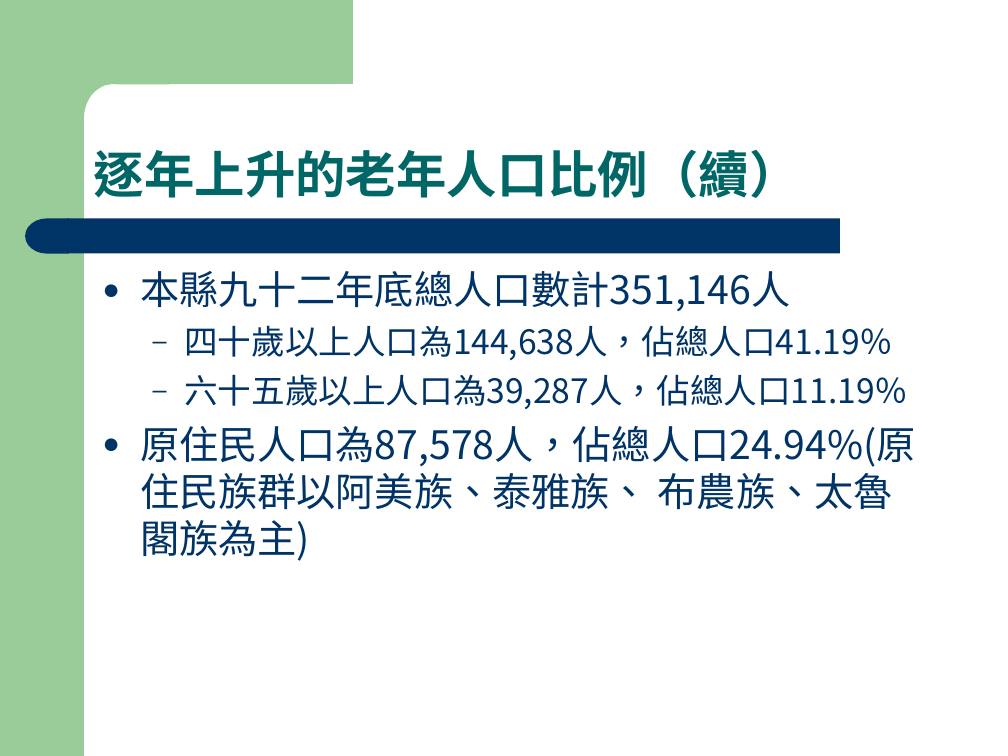
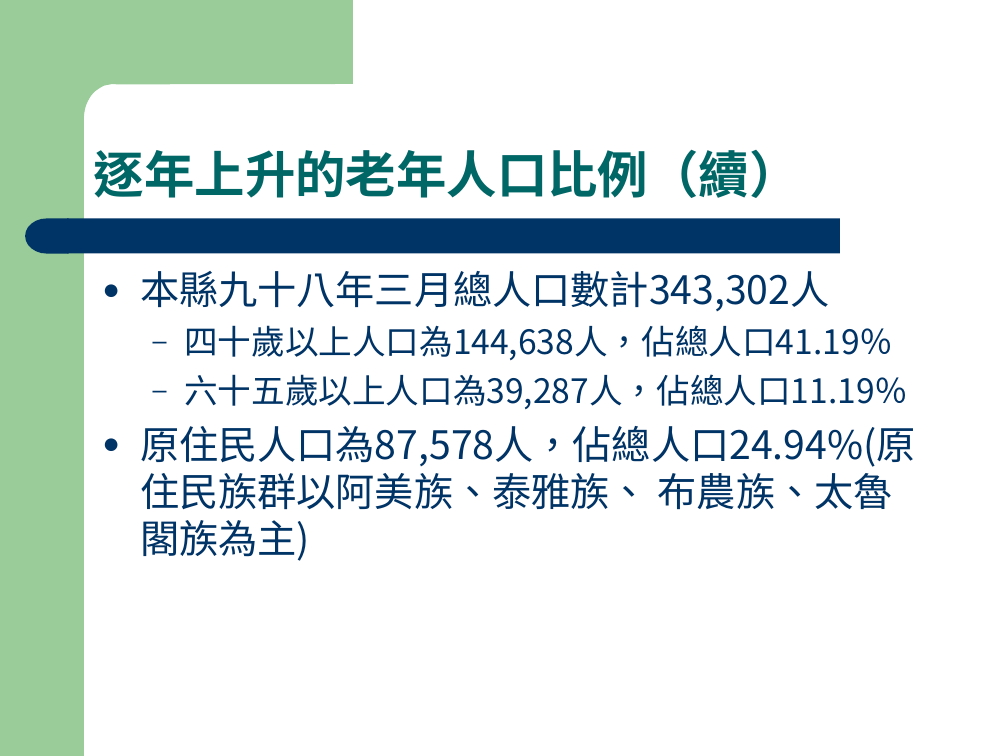
Before and after one commit to fhopecc/fhopecc, a slide deck: slide 5 of public/tutor/home_care.ppt. Drawn at 1008x756 pixels with LibreOffice and Linux fonts; fonts in the diff are those of the drawing. Boxes give left, top, right and bottom in pixels: in the first picture for what was removed or moved away, otherwise in the second. Text is boxed around its words. In the diff, an @@ line names an element or a change of style, - is before the commit and + after.

```diff
--- a/public/tutor/home_care.ppt
+++ b/public/tutor/home_care.ppt
@@ text at (x1=140, y1=271, x2=829, y2=311): text changed @@
-● 本縣九十二年底總人口數計351,146人
+● 本縣九十八年三月總人口數計343,302人
```
Also in this commit, not shown: 3 other slides changed.
